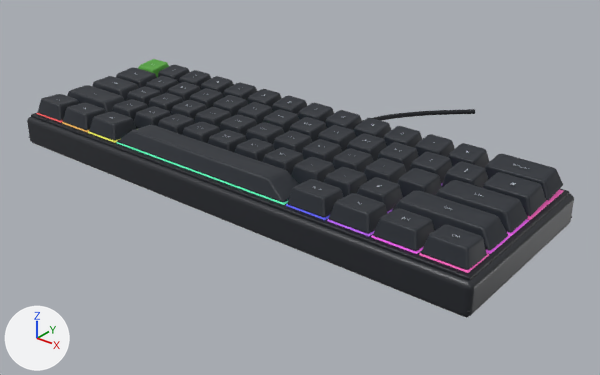
Before and after pictures for a commit that changed the glTF model public/demos/keyboard/catalog/1007.glb.
Both versions are drawn from a camera (50 mm lens) standing at (0.267, -0.31, 0.194) and looking at (-0.005, 0.03, -0.017). Arrows for +X, +Y and +Z are at lower left; the lights stay in place. The older version comes first. Where no turn or scale is listed for an object, it has been applied to the vertices.
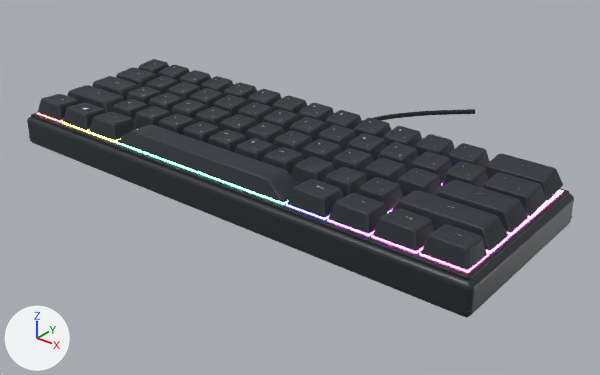
Not visible in the pictures: 'Legend 000', 'Legend 023', 'Legend 027', 'Legend 052', 'Legend 060', 'Legend | 52 | shift'.

Boxes [x1, y1, x2, y2] around the edits, measured in the pictures (600 x 375 px):
'RGB 56', recoloured, surface changed
    both: [116, 142, 288, 205]
'Key 000 | Esc', recoloured (green to dark grey)
    both: [138, 59, 169, 78]
'RGB 60', recoloured, surface changed
    both: [419, 253, 489, 273]
'RGB 59', recoloured, surface changed
    both: [371, 235, 423, 254]
'RGB 58', recoloured, surface changed
    both: [327, 219, 374, 236]
'RGB 57', recoloured, surface changed
    both: [286, 204, 330, 220]
'RGB 13', recoloured, surface changed
    both: [543, 190, 563, 205]
'RGB 27', recoloured, surface changed
    both: [527, 204, 547, 220]
'RGB 40', recoloured, surface changed
    both: [507, 219, 529, 236]
'RGB 52', recoloured, surface changed
    both: [486, 236, 510, 254]
'RGB 55', recoloured, surface changed
    both: [88, 132, 120, 143]
'RGB 54', recoloured, surface changed
    both: [62, 122, 89, 132]
'RGB 53', recoloured, surface changed
    both: [37, 113, 63, 123]

Diff of the bpy script that builds the scene:
```diff
--- a/public/demos/keyboard/catalog/1007.glb.py
+++ b/public/demos/keyboard/catalog/1007.glb.py
@@ mat_rgb_0 @@
 mat_rgb_0.base_color = (0.75, 0.113, 0.113)  # red #e15e5e
-mat_rgb_0.emission_color = (0.315, 0.0473, 0.0473)  # red #983d3d
-mat_rgb_0.emission_strength = 1.0
+mat_rgb_0.emission_color = (1.0, 0.15, 0.15)  # red #ff6c6c
+mat_rgb_0.emission_strength = 6.0
@@ mat_rgb_1 @@
 mat_rgb_1.base_color = (0.75, 0.431, 0.113)  # orange #e1af5e
-mat_rgb_1.emission_color = (0.315, 0.181, 0.0473)  # brown #98763d
-mat_rgb_1.emission_strength = 1.0
+mat_rgb_1.emission_color = (1.0, 0.575, 0.15)  # orange #ffc86c
+mat_rgb_1.emission_strength = 6.0
@@ mat_rgb_2 @@
 mat_rgb_2.base_color = (0.75, 0.75, 0.113)  # yellow #e1e15e
-mat_rgb_2.emission_color = (0.315, 0.315, 0.0473)  # yellow #98983d
-mat_rgb_2.emission_strength = 1.0
+mat_rgb_2.emission_color = (1.0, 1.0, 0.15)  # yellow #ffff6c
+mat_rgb_2.emission_strength = 6.0
@@ mat_rgb_5 @@
 mat_rgb_5.base_color = (0.113, 0.75, 0.431)  # green #5ee1af
-mat_rgb_5.emission_color = (0.0473, 0.315, 0.181)  # green #3d9876
-mat_rgb_5.emission_strength = 1.0
+mat_rgb_5.emission_color = (0.15, 1.0, 0.575)  # green #6cffc8
+mat_rgb_5.emission_strength = 6.0
@@ mat_rgb_8 @@
 mat_rgb_8.base_color = (0.113, 0.113, 0.75)  # blue #5e5ee1
-mat_rgb_8.emission_color = (0.0473, 0.0473, 0.315)  # blue #3d3d98
-mat_rgb_8.emission_strength = 1.0
+mat_rgb_8.emission_color = (0.15, 0.15, 1.0)  # blue #6c6cff
+mat_rgb_8.emission_strength = 6.0
@@ mat_rgb_9 @@
 mat_rgb_9.base_color = (0.431, 0.113, 0.75)  # purple #af5ee1
-mat_rgb_9.emission_color = (0.181, 0.0473, 0.315)  # purple #763d98
-mat_rgb_9.emission_strength = 1.0
+mat_rgb_9.emission_color = (0.575, 0.15, 1.0)  # purple #c86cff
+mat_rgb_9.emission_strength = 6.0
@@ mat_rgb_11 @@
 mat_rgb_11.base_color = (0.75, 0.113, 0.431)  # pink #e15eaf
-mat_rgb_11.emission_color = (0.315, 0.0473, 0.181)  # purple #983d76
-mat_rgb_11.emission_strength = 1.0
+mat_rgb_11.emission_color = (1.0, 0.15, 0.575)  # pink #ff6cc8
+mat_rgb_11.emission_strength = 6.0
@@ mat_rgb_10 @@
 mat_rgb_10.base_color = (0.75, 0.113, 0.75)  # pink #e15ee1
-mat_rgb_10.emission_color = (0.315, 0.0473, 0.315)  # purple #983d98
-mat_rgb_10.emission_strength = 1.0
+mat_rgb_10.emission_color = (1.0, 0.15, 1.0)  # pink #ff6cff
+mat_rgb_10.emission_strength = 6.0
@@ me_refined___sculpted_keycap @@
 me_refined___sculpted_keycap.from_pydata(...)  # 217 vertices, 430 faces; spans x -0.0087..0.0087, y -0.0082..0.0092, z -0.0053..0.0051
-me_refined___sculpted_keycap.materials.append(mat_accent____52a339)  # green #52a339
+me_refined___sculpted_keycap.materials.append(mat_keycaps____252a32)  # dark grey #252a32
@@ ob_legend_000 @@
-ob_legend_000 = bpy.data.objects.new('Legend 000', me_legend_0)
@@ ob_legend_023 @@
-ob_legend_023 = bpy.data.objects.new('Legend 023', me_legend_23)
@@ ob_legend_027 @@
-ob_legend_027 = bpy.data.objects.new('Legend 027', me_legend_27)
@@ ob_legend_052 @@
-ob_legend_052 = bpy.data.objects.new('Legend 052', me_legend_52)
@@ ob_legend_060 @@
-ob_legend_060 = bpy.data.objects.new('Legend 060', me_legend_60)
@@ ob_legend___52___shift @@
+ob_legend___52___shift = bpy.data.objects.new('Legend | 52 | shift', me_legend___shift_001)  # 592 vertices, 580 faces; spans x -0.00127..0.0013, y -0.00051..0.00055, z 0.0; in mat_legends___light_transmitting_white (white #e1eaf3)
+ob_legend___52___shift.location = (0.1167, -0.017, 0.0276)
```
